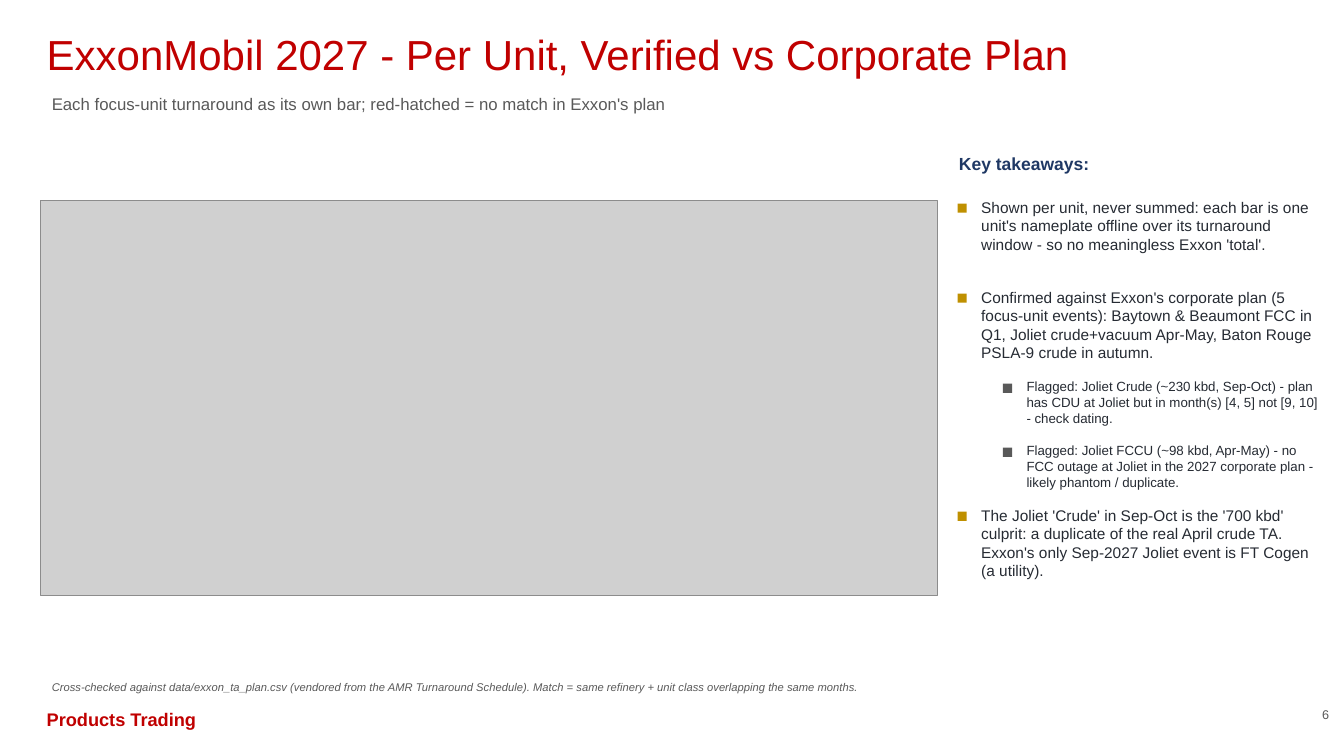
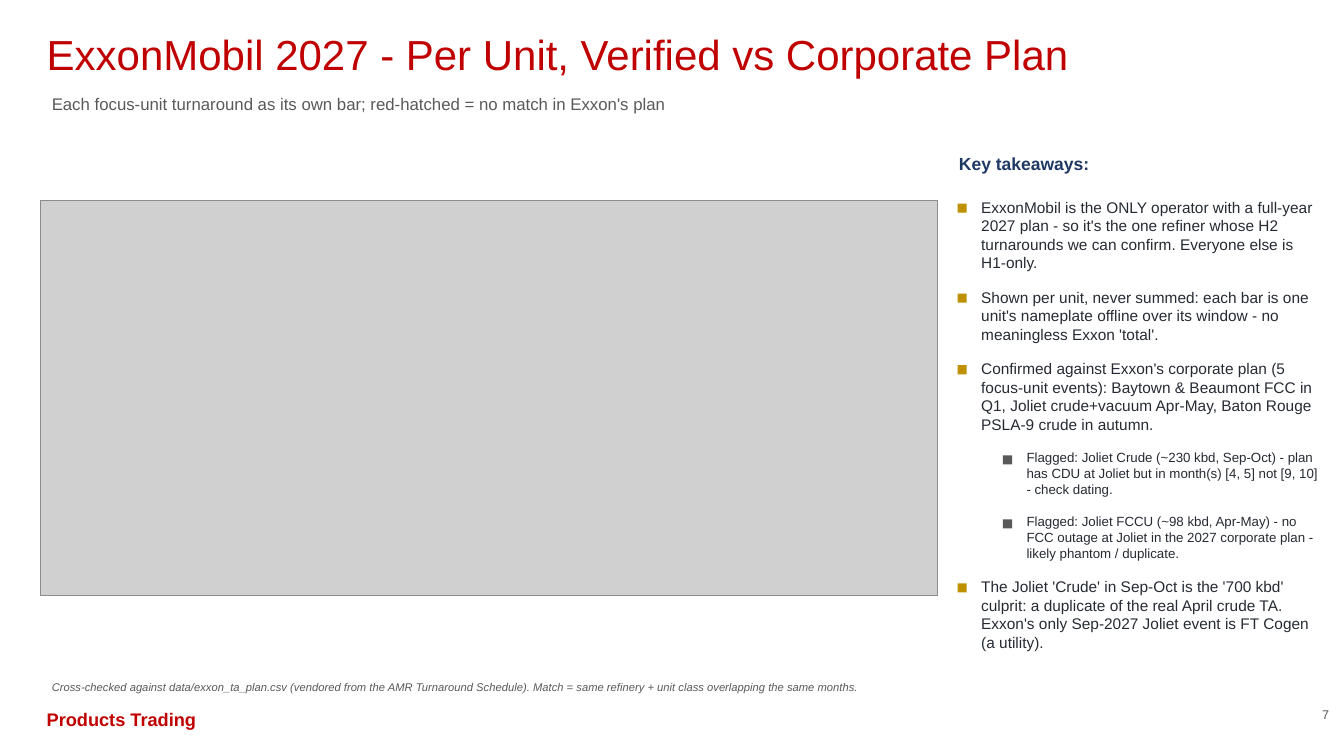
Before and after one commit to HoldenCole/Outages-script, a slide deck: slide 8 of output/outage_deck.pptx (slide 7 before the commit). Drawn at 1344x756 pixels with LibreOffice and Linux fonts; fonts in the diff are those of the drawing; grey boxes stand for pictures. Boxes give left, top, right and bottom in pixels: in the first picture for what was removed or moved away, otherwise in the second. Text is boxed around its words. In the diff, an @@ line names an element or a change of style, - is before the commit and + after.

```diff
--- a/output/outage_deck.pptx
+++ b/output/outage_deck.pptx
@@ text added at (981, 202, 1313, 271), 11 pt, text #262B33 @@
+ExxonMobil is the ONLY operator with a full-year 2027 plan - so it's the one refiner whose H2 turnarounds we can confirm. Everyone else is H1-only.
@@ text at (981, 292, 1309, 343): text changed @@
-Shown per unit, never summed: each bar is one unit's nameplate offline over its turnaround window - so no meaningless Exxon 'total'.
+Shown per unit, never summed: each bar is one unit's nameplate offline over its window - no meaningless Exxon 'total'.
@@ rectangle: place and size @@
-rectangle at (1003, 384, 1012, 393)
+rectangle at (958, 365, 967, 374)
@@ rectangle at (958, 365, 967, 374): fill #595959 to #BF9000 @@
@@ 4 texts: place and size @@
-4 texts at (981, 292, 1317, 579)
+4 texts at (981, 363, 1317, 651)
@@ rectangle: place and size @@
-rectangle at (1003, 448, 1012, 457)
+rectangle at (1003, 456, 1012, 465)
@@ rectangle: place and size @@
-rectangle at (958, 512, 967, 521)
+rectangle at (1003, 519, 1012, 528)
@@ rectangle at (1003, 519, 1012, 528): fill #BF9000 to #595959 @@
@@ rectangle added at (958, 584, 967, 593), fill #BF9000 @@
@@ text at (1322, 710, 1329, 719): text changed @@
-6
+7
```
Also in this commit, not shown: 6 other slides changed, 1 slide added, 4 other files.
